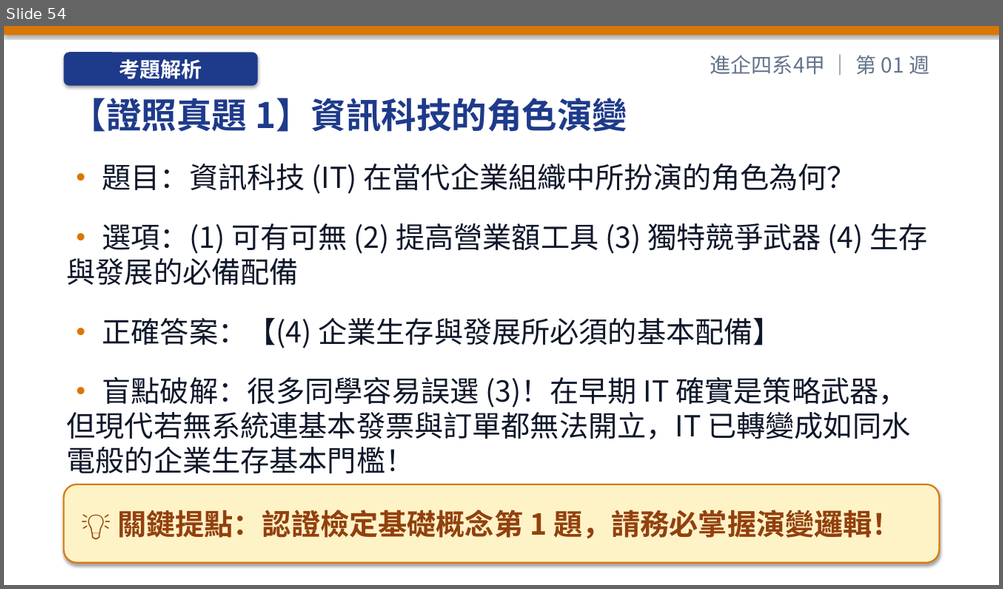
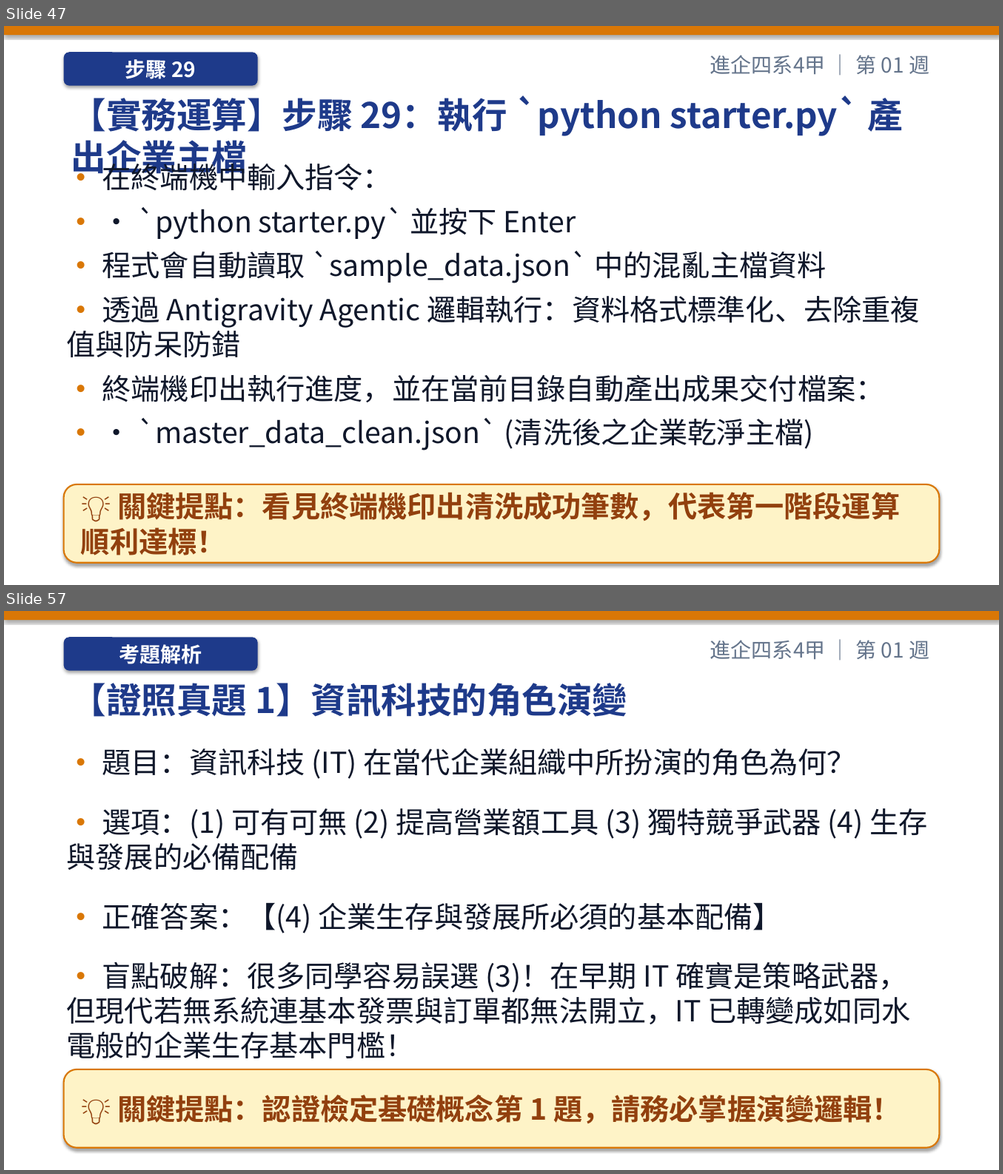
Before and after one commit to h12s12bs/vnu-enterprise-resource-planning, a slide deck: 01_每週教學簡報_PPT/ERP_第01週_課程導論、ERP_概念演進與數位轉型.pptx. Shown one above the other, each under a label of ours: slide 54 before the commit, slides 47 and 57 after it; the slides between them are not shown. The pictures are 1003x589 and 1003x1174 pixels, drawn with LibreOffice and Linux fonts; fonts in the diff are those of the drawing. Boxes give left, top, right and bottom in pixels: in the first picture for what was removed or moved away, otherwise in the second. Text is boxed around its words. In the diff, an @@ line names an element or a change of style, - is before the commit and + after.

Commit message:
fix: 修復週次選單標題一致性問題，全面移除 VS Code 改用本機 PowerShell CLI 登入與成果雲端備份指引

```diff
--- a/01_每週教學簡報_PPT/ERP_第01週_課程導論、ERP_概念演進與數位轉型.pptx
+++ b/01_每週教學簡報_PPT/ERP_第01週_課程導論、ERP_概念演進與數位轉型.pptx
@@ slide 47 added at [4, 26, 999, 585], background #FFFFFF @@
@@ rectangle added at [4, 26, 999, 35], fill #D97706 @@
@@ rounded rectangle added at [64, 52, 258, 86], fill #1E3A8A, 20 pt, text #FFFFFF, bold @@
+步驟 29
@@ text added at [710, 55, 929, 74], 20 pt, text #64748B @@
+進企四系4甲 ｜ 第 01 週
@@ text added at [71, 96, 903, 179], 34 pt, text #1E3A8A, bold @@
+【實務運算】步驟 29：執行 `python starter.py` 產出企業主檔
@@ text added at [67, 158, 919, 451], 28 pt, text #0F172A @@
+• 在終端機中輸入指令：
+• • `python starter.py` 並按下 Enter
+• 程式會自動讀取 `sample_data.json` 中的混亂主檔資料
+• 透過 Antigravity Agentic 邏輯執行：資料格式標準化、去除重複值與防呆防錯
+• 終端機印出執行進度，並在當前目錄自動產出成果交付檔案：
+• • `master_data_clean.json` (清洗後之企業乾淨主檔)
@@ rounded rectangle added at [64, 485, 939, 563], fill #FEF3C7, outline #D97706 1.5 pt, 28 pt, text #92400E, bold @@
+💡 關鍵提點：看見終端機印出清洗成功筆數，代表第一階段運算順利達標！
@@ what was slide 54 is now slide 57 @@
```
Also in this commit, not shown: 11 slides changed, 4 other slides added, 2 slides removed, 25 other files.
